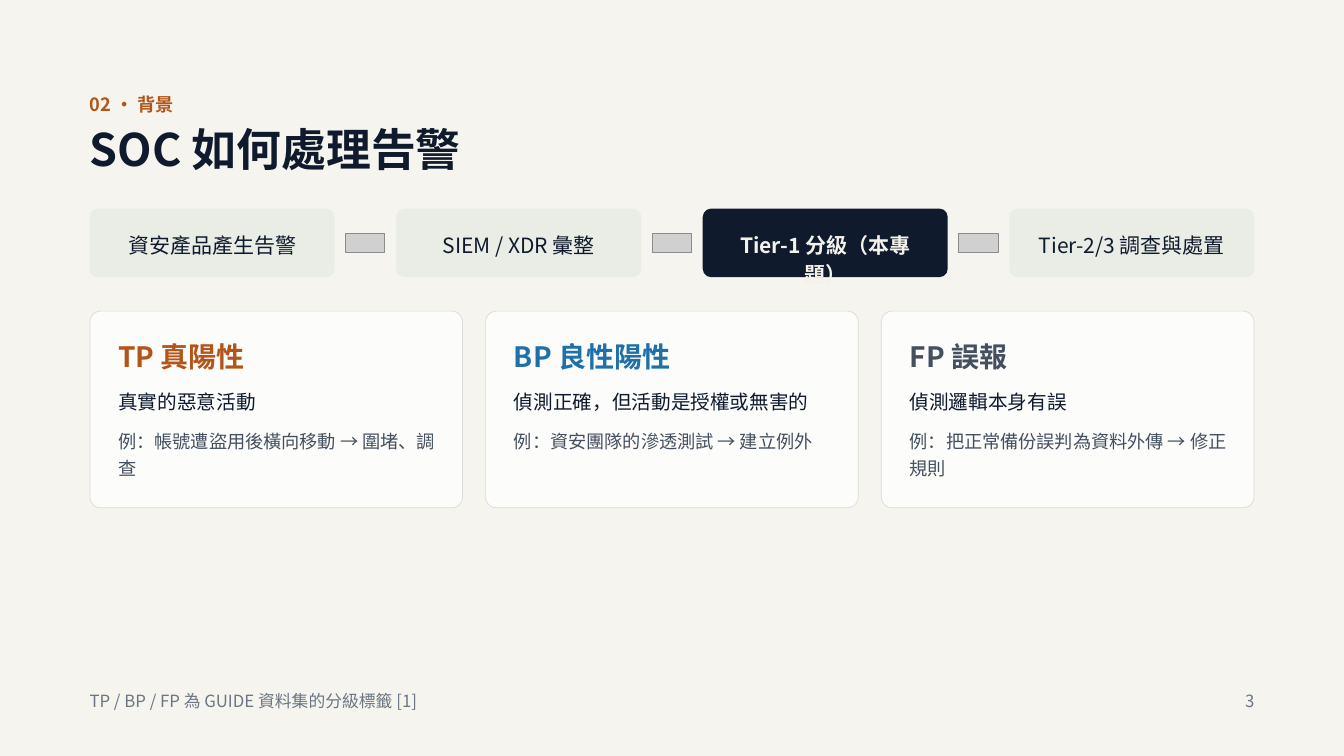
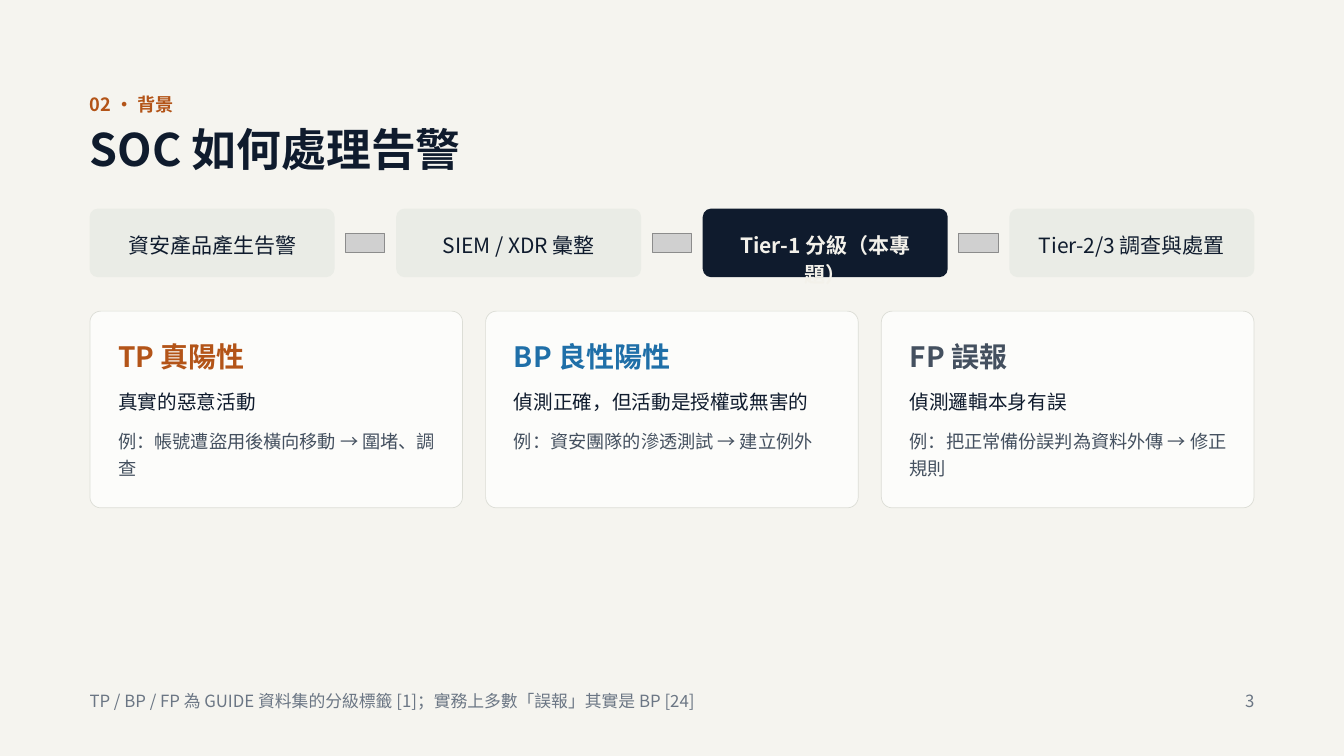
Before and after one commit to jimtaerini/AI_SOC_Analyst_Agent, a slide deck: slide 3 of docs/AI_SOC_Analyst_Agent-Proposal.pptx. Drawn at 1344x756 pixels with LibreOffice and Linux fonts; fonts in the diff are those of the drawing; grey boxes stand for pictures. Boxes give left, top, right and bottom in pixels: in the first picture for what was removed or moved away, otherwise in the second. Text is boxed around its words. In the diff, an @@ line names an element or a change of style, - is before the commit and + after.

```diff
--- a/docs/AI_SOC_Analyst_Agent-Proposal.pptx
+++ b/docs/AI_SOC_Analyst_Agent-Proposal.pptx
@@ text at [90, 693, 695, 710]: text changed @@
-TP / BP / FP 為 GUIDE 資料集的分級標籤 [1]
+TP / BP / FP 為 GUIDE 資料集的分級標籤 [1]；實務上多數「誤報」其實是 BP [24]
```
Also in this commit, not shown: 8 other slides changed, 1 other file.
